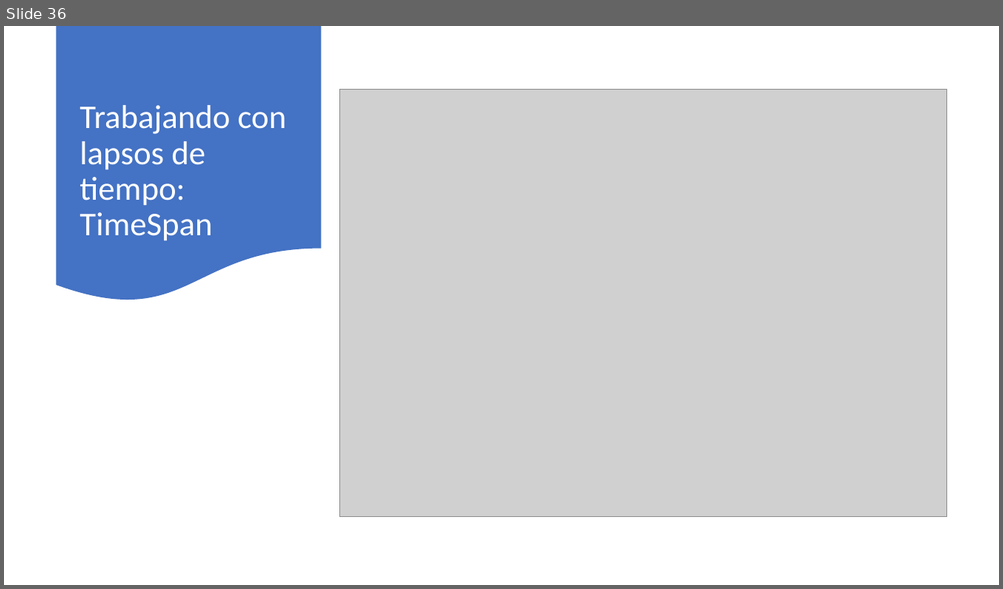
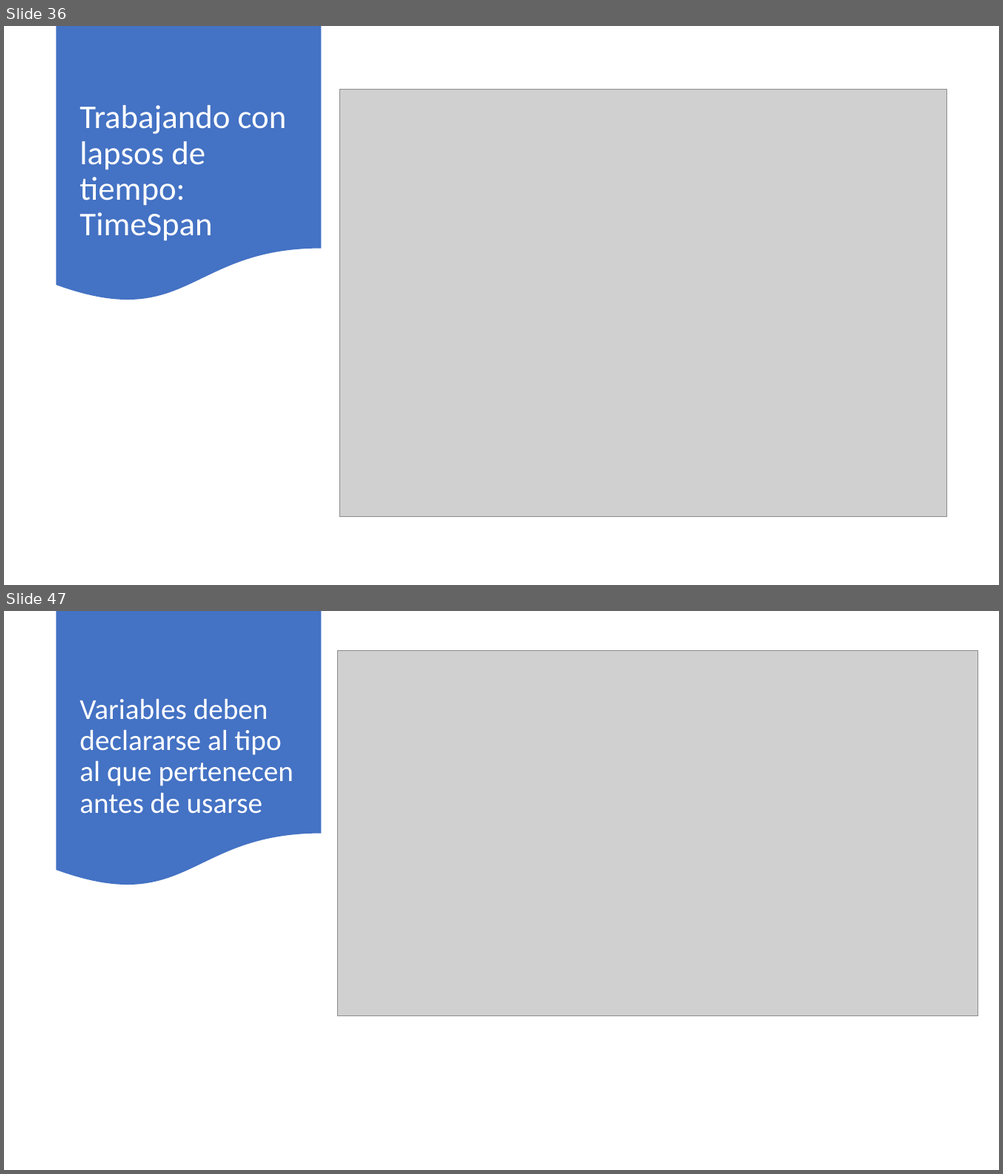
Before and after one commit to AlbertOsinaga/Curso201, a slide deck: Curso201.pptx. Shown one above the other, each under a label of ours: slide 36 before the commit, slides 36 and 47 after it; the slides between them are not shown. The pictures are 1003x589 and 1003x1174 pixels, drawn with LibreOffice and Linux fonts; fonts in the diff are those of the drawing; grey boxes stand for pictures. Boxes give left, top, right and bottom in pixels: in the first picture for what was removed or moved away, otherwise in the second. Text is boxed around its words. In the diff, an @@ line names an element or a change of style, - is before the commit and + after.

```diff
--- a/Curso201.pptx
+++ b/Curso201.pptx
@@ slide 47 added at bbox=[4, 611, 999, 1170], background #FFFFFF @@
@@ flow chart document added at bbox=[57, 611, 321, 889], fill #4472C4 @@
@@ picture added at bbox=[338, 650, 978, 1016] @@
@@ title added at bbox=[79, 698, 293, 814], 28 pt, text #FFFFFF @@
+Variables deben declararse al tipo al que pertenecen antes de usarse
```
Also in this commit, not shown: 15 other slides added, 20 other files.
